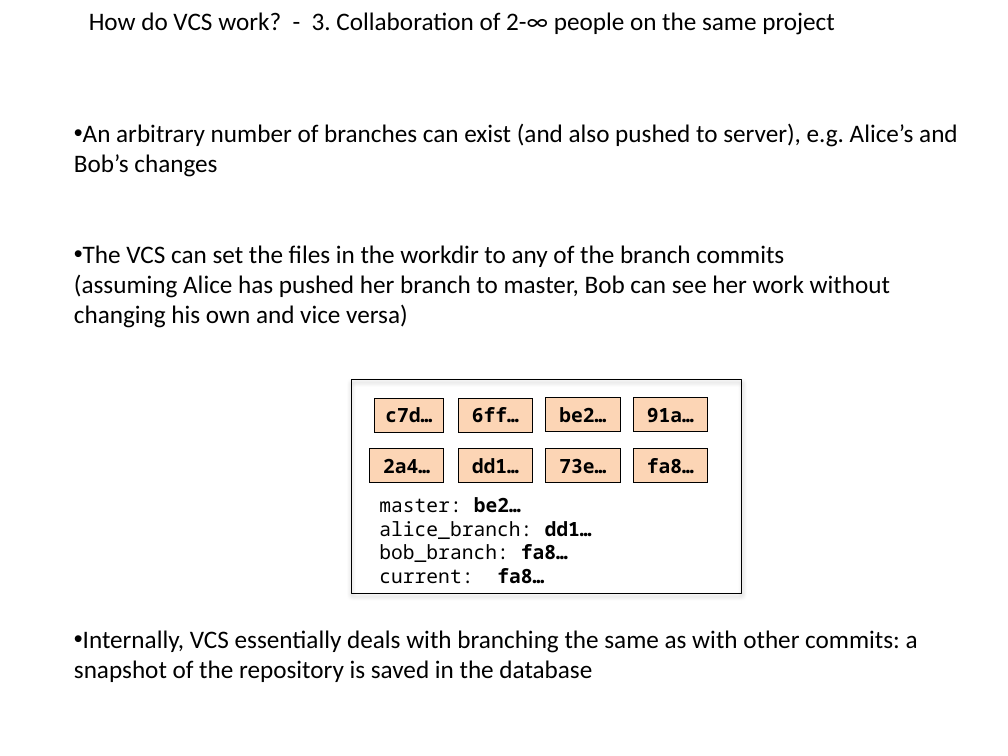
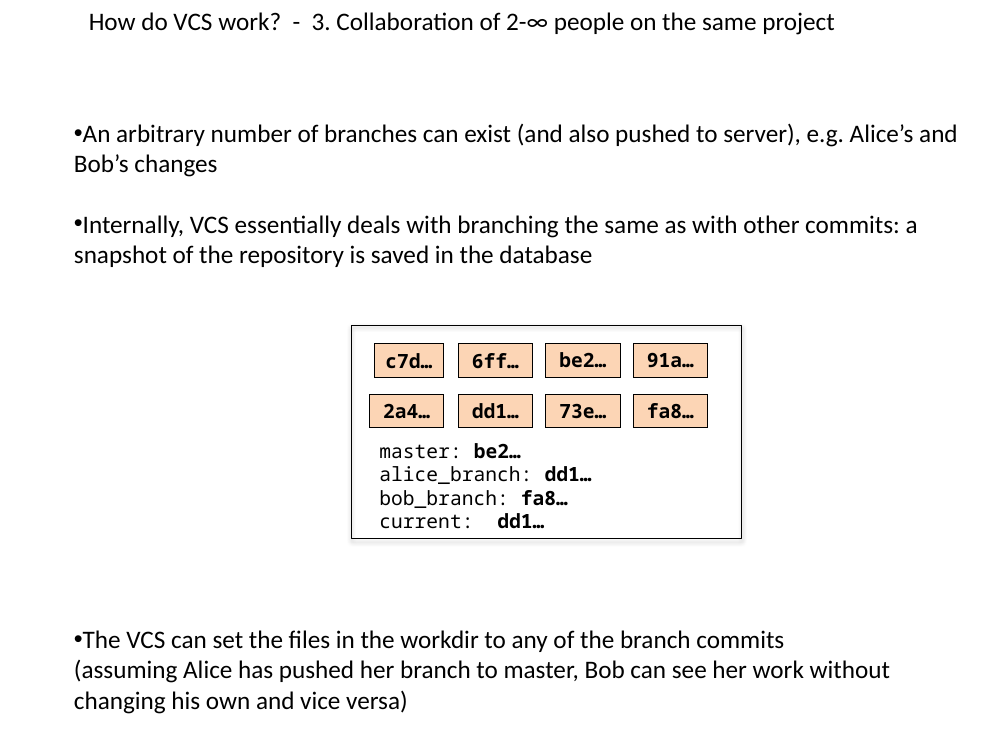
Before and after one commit to flosopher/gittalk, a slide deck: slide 13 of git_python_kurs.pptx (slide 12 before the commit). Drawn at 1008x756 pixels with LibreOffice and Linux fonts; fonts in the diff are those of the drawing. Boxes give left, top, right and bottom in pixels: in the first picture for what was removed or moved away, otherwise in the second. Text is boxed around its words. In the diff, an @@ line names an element or a change of style, - is before the commit and + after.

```diff
--- a/git_python_kurs.pptx
+++ b/git_python_kurs.pptx
@@ text at box(74, 215, 918, 267): text changed @@
-• The VCS can set the files in the workdir to any of the branch commits
-  (assuming Alice has pushed her branch to master, Bob can see her work without changing his own and vice versa)
+• Internally, VCS essentially deals with branching the same as with other commits: a snapshot of the repository is saved in the database
@@ 9 rectangles, 1 text: place and size @@
-9 rectangles, 1 text at box(352, 380, 742, 594)
+9 rectangles, 1 text at box(352, 326, 742, 539)
@@ text at box(379, 513, 544, 529): text changed @@
-current: fa8…
+current: dd1…
@@ text at box(74, 630, 890, 714): text changed @@
-• Internally, VCS essentially deals with branching the same as with other commits: a snapshot of the repository is saved in the database
+• The VCS can set the files in the workdir to any of the branch commits
+  (assuming Alice has pushed her branch to master, Bob can see her work without changing his own and vice versa)
```
Also in this commit, not shown: 9 other slides changed, 1 slide added.
